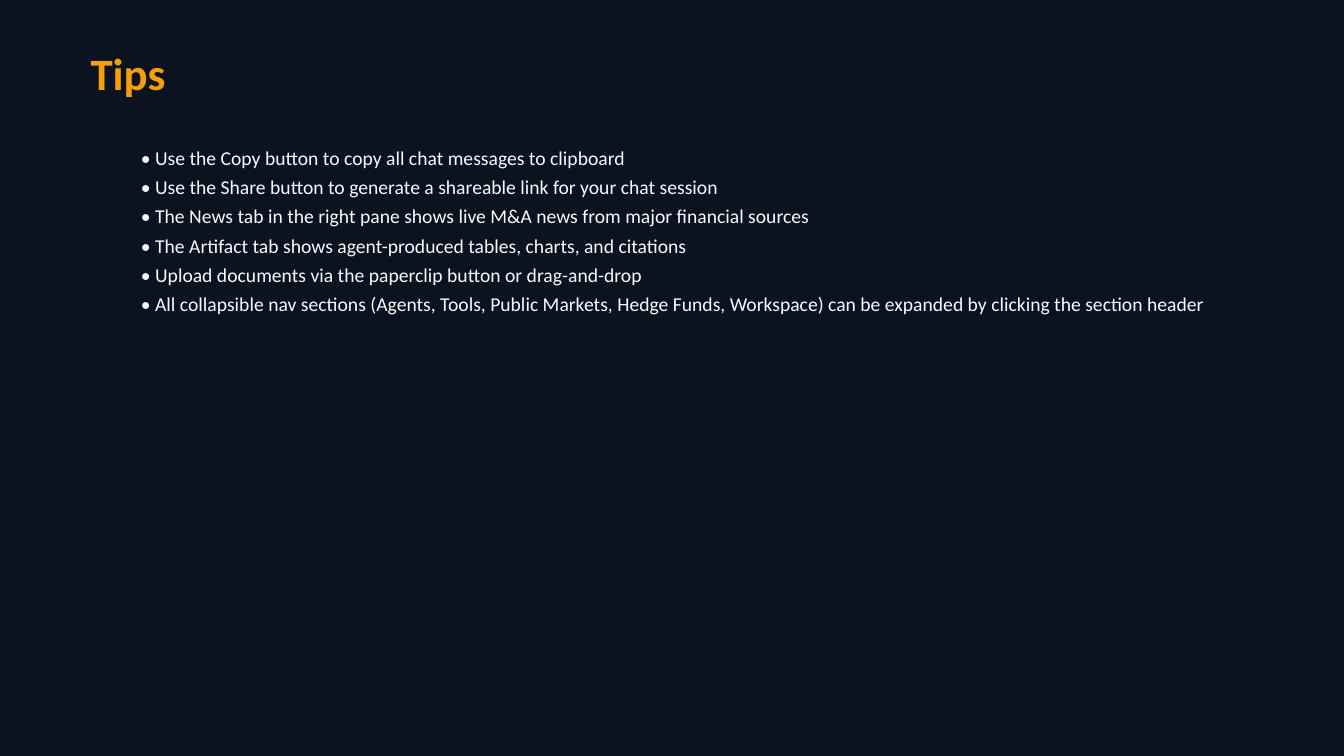
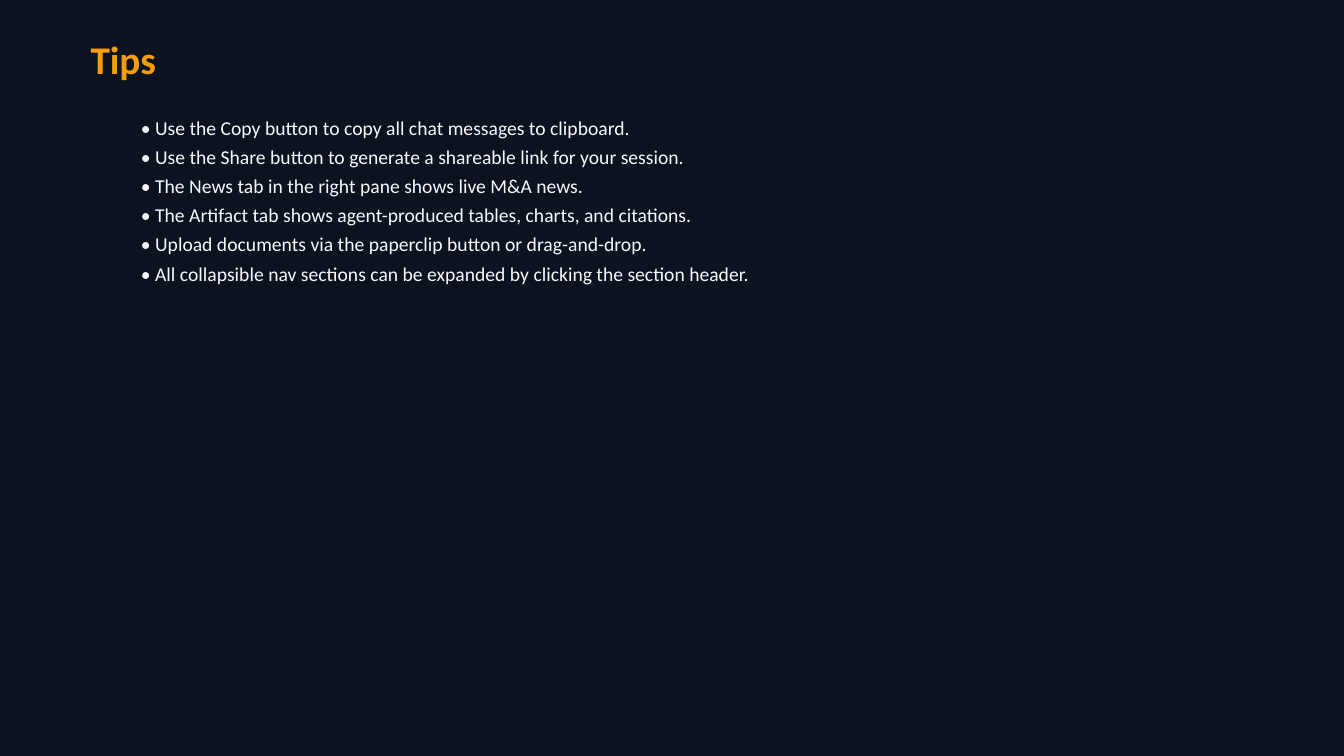
Before and after one commit to predictivelabsai/liquidround, a slide deck: slide 17 of docs/liquidround_user_guide.pptx (slide 12 before the commit). Drawn at 1344x756 pixels with LibreOffice and Linux fonts; fonts in the diff are those of the drawing. Boxes give left, top, right and bottom in pixels: in the first picture for what was removed or moved away, otherwise in the second. Text is boxed around its words. In the diff, an @@ line names an element or a change of style, - is before the commit and + after.

```diff
--- a/docs/liquidround_user_guide.pptx
+++ b/docs/liquidround_user_guide.pptx
@@ text "Tips": place and size @@
-text "Tips" at bbox=[91, 58, 166, 97]
+text "Tips" at bbox=[91, 46, 156, 80]
@@ text "Tips" at bbox=[91, 46, 156, 80]: size 32 to 28 pt @@
@@ text at bbox=[155, 121, 748, 285]: text changed @@
-  • Use the Copy button to copy all chat messages to clipboard
-  • Use the Share button to generate a shareable link for your chat session
-  • The News tab in the right pane shows live M&A news from major financial sources
-  • The Artifact tab shows agent-produced tables, charts, and citations
-  • Upload documents via the paperclip button or drag-and-drop
-  • All collapsible nav sections (Agents, Tools, Public Markets, Hedge Funds, Workspace) can be expanded by clicking the section header
+  • Use the Copy button to copy all chat messages to clipboard.
+  • Use the Share button to generate a shareable link for your session.
+  • The News tab in the right pane shows live M&A news.
+  • The Artifact tab shows agent-produced tables, charts, and citations.
+  • Upload documents via the paperclip button or drag-and-drop.
+  • All collapsible nav sections can be expanded by clicking the section header.
```
Also in this commit, not shown: 8 other slides changed, 8 slides added, 2 slides removed, 22 other files.
